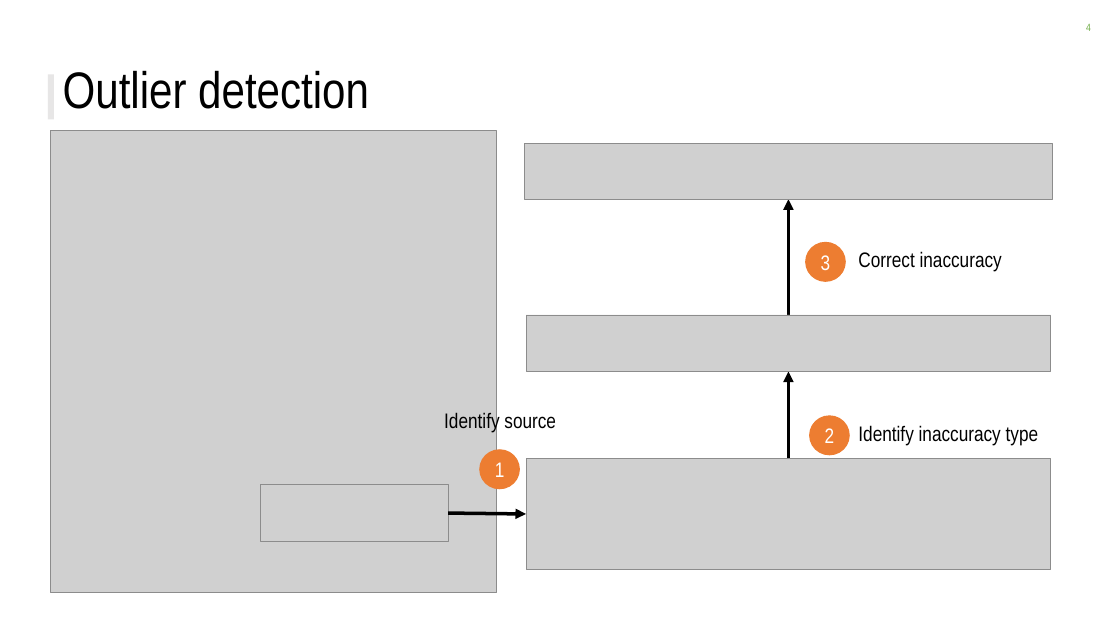
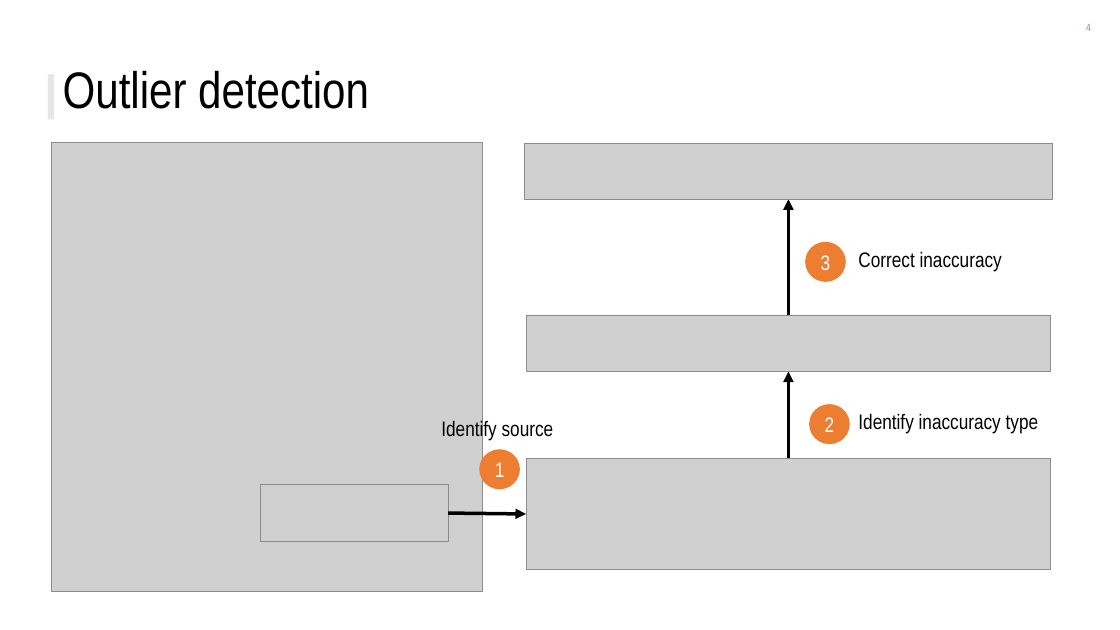
Before and after one commit to CitrineInformatics/MPEA_dataset, a slide deck: slide 4 of figures/figures.pptx. Drawn at 1120x630 pixels with LibreOffice and Linux fonts; fonts in the diff are those of the drawing; grey boxes stand for pictures; background and template pictures are left out. Boxes give left, top, right and bottom in pixels: in the first picture for what was removed or moved away, otherwise in the second. Text is boxed around its words. In the diff, an @@ line names an element or a change of style, - is before the commit and + after.

```diff
--- a/figures/figures.pptx
+++ b/figures/figures.pptx
@@ picture: place and size @@
-picture at [50,131,497,593]
+picture at [52,143,483,592]
@@ text "Identify source": place and size @@
-text "Identify source" at [444,411,556,433]
+text "Identify source" at [441,419,554,441]
@@ ellipse "2": place and size @@
-ellipse "2" at [810,416,849,455]
+ellipse "2" at [810,405,849,444]
@@ text "Identify inaccuracy type": place and size @@
-text "Identify inaccuracy type" at [858,425,1039,446]
+text "Identify inaccuracy type" at [858,413,1039,434]
```
Also in this commit, not shown: 1 other slide changed, 23 other files.
